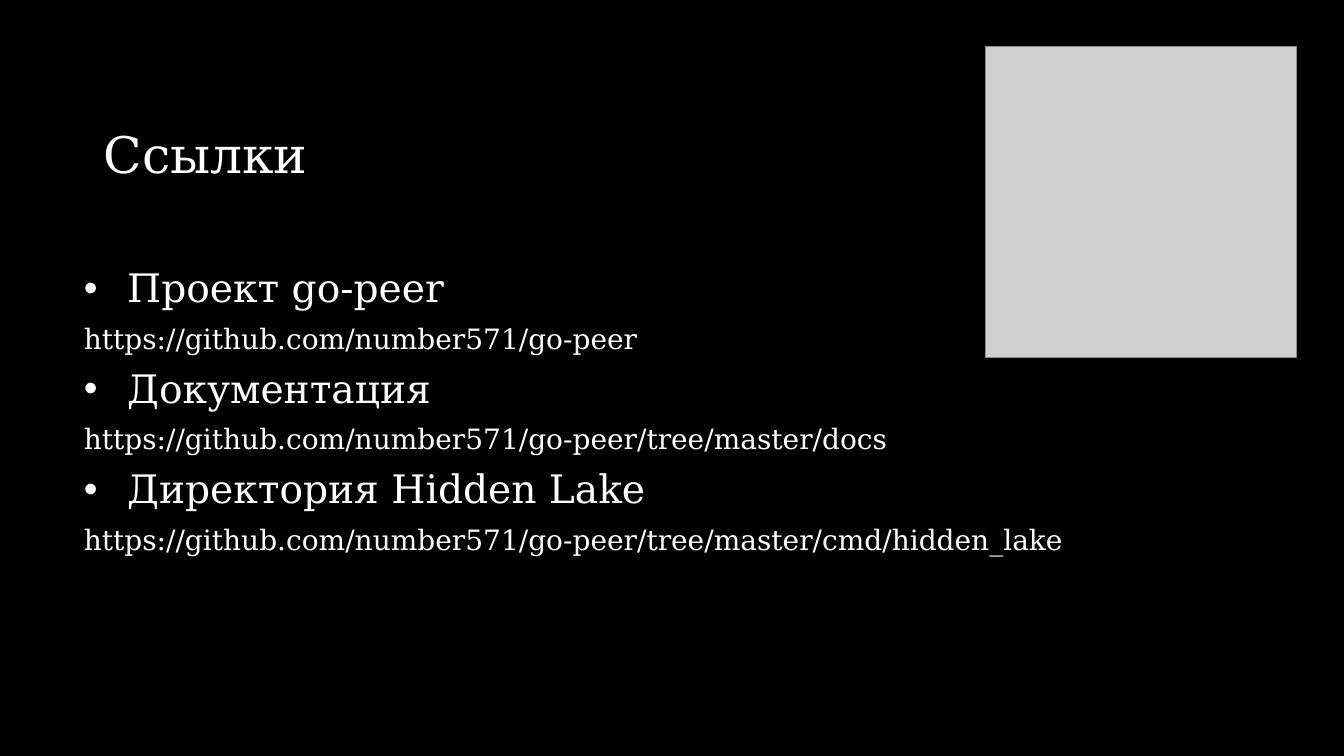
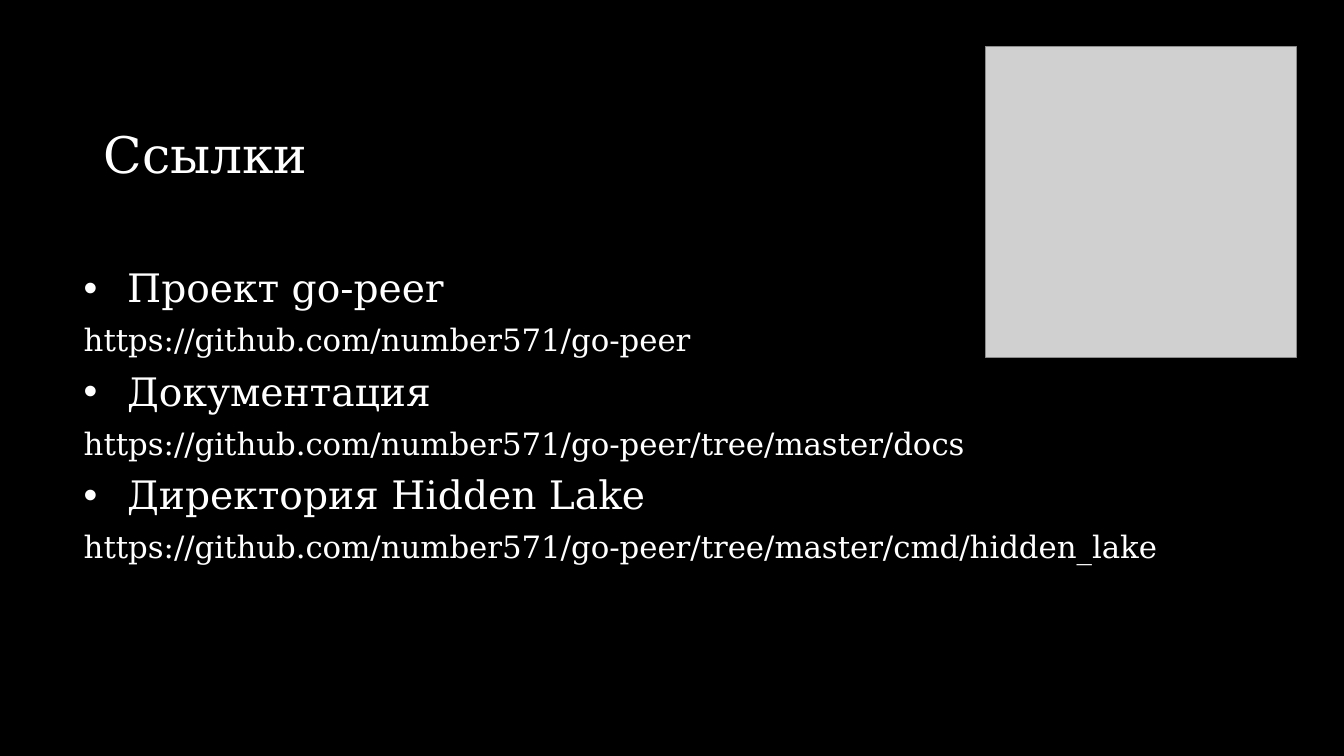
Before and after one commit to number571/go-peer, a slide deck: slide 23 of docs/hidden_lake_anonymous_network_view.pptx (slide 22 before the commit). Drawn at 1344x756 pixels with LibreOffice and Linux fonts; fonts in the diff are those of the drawing; grey boxes stand for pictures. Boxes give left, top, right and bottom in pixels: in the first picture for what was removed or moved away, otherwise in the second. Text is boxed around its words. In the diff, an @@ line names an element or a change of style, - is before the commit and + after.

```diff
--- a/docs/hidden_lake_anonymous_network_view.pptx
+++ b/docs/hidden_lake_anonymous_network_view.pptx
@@ text at (84,327,1157,565): size 20 to 22 pt in "https://github.com/number571/go-peer", "https://github.com/number571/go-peer/tree/master/docs", "https://github.com/number571/go-peer/tree/master/cmd/hidden_ ..." @@
```
Also in this commit, not shown: 5 other slides changed, 1 slide added, 3 other files.
